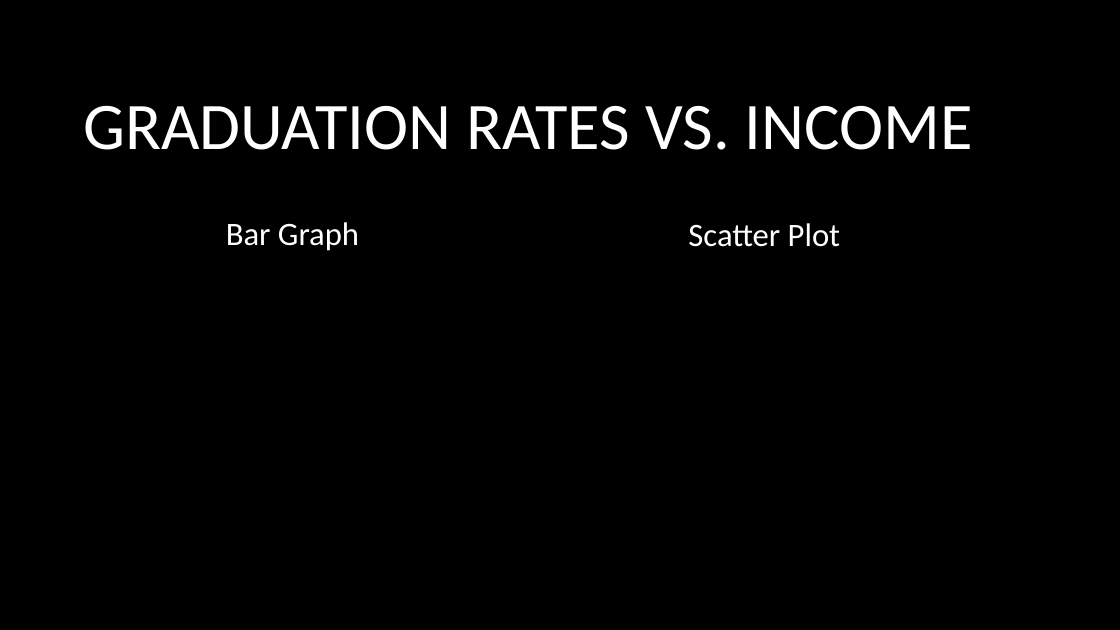
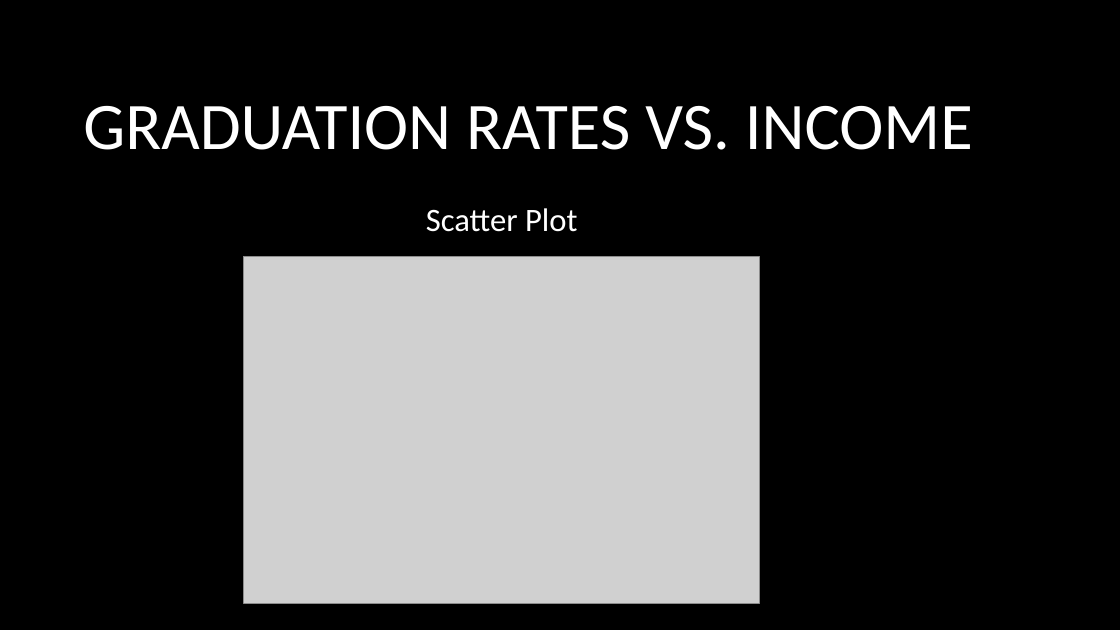
Before and after one commit to MikeAnderson89/National-Crime-Rate-Correlations, a slide deck: slide 10 of Project1Presentation.pptx. Drawn at 1120x630 pixels with LibreOffice and Linux fonts; fonts in the diff are those of the drawing; grey boxes stand for pictures; background and template pictures are left out. Boxes give left, top, right and bottom in pixels: in the first picture for what was removed or moved away, otherwise in the second. Text is boxed around its words. In the diff, an @@ line names an element or a change of style, - is before the commit and + after.

```diff
--- a/Project1Presentation.pptx
+++ b/Project1Presentation.pptx
@@ text "Scatter Plot": place and size @@
-text "Scatter Plot" at [688,223,840,247]
+text "Scatter Plot" at [426,208,577,232]
@@ text removed at [226,222,359,251] @@
-Bar Graph
@@ picture added at [244,256,760,602] @@
```
